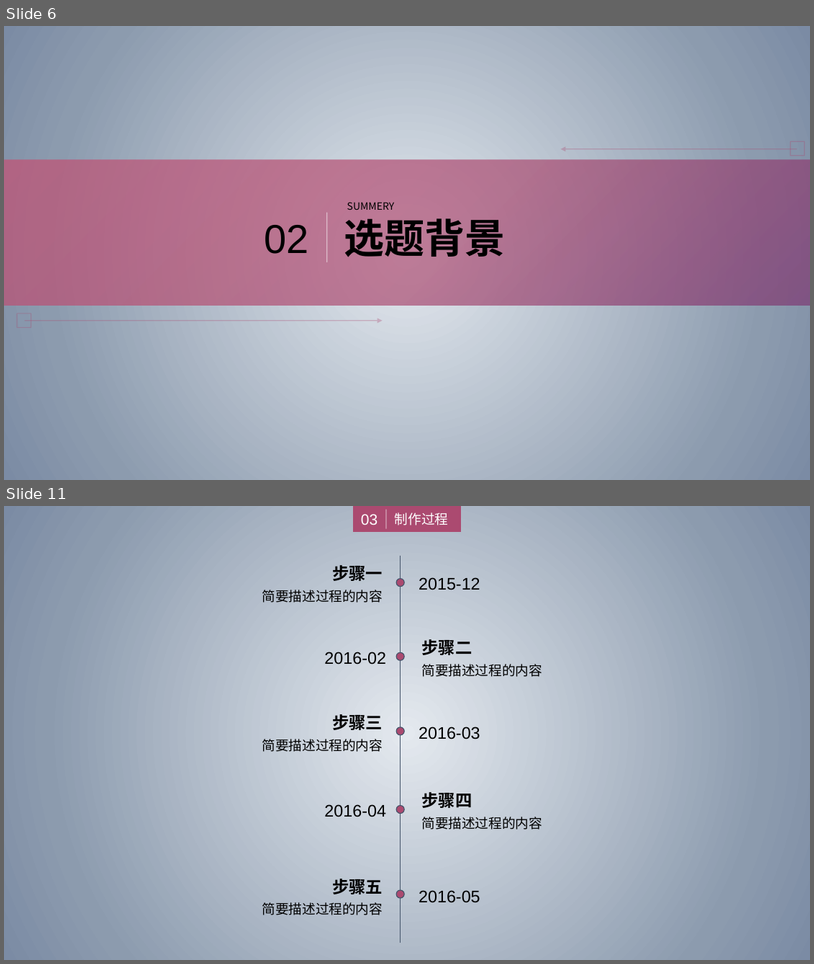
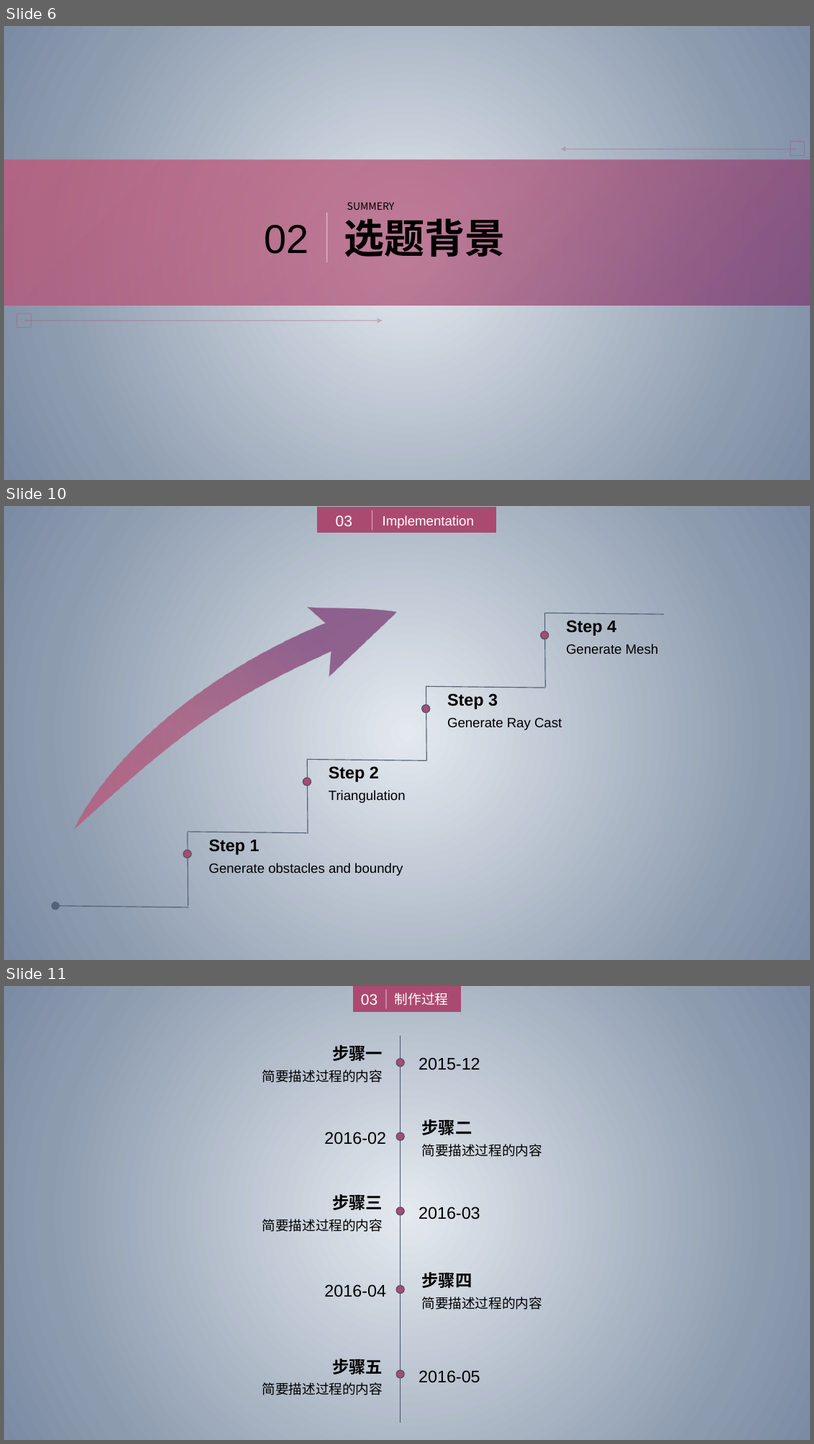
Before and after one commit to zhuangzhuang131419/McGill, a slide deck: COMP396/Presentation.pptx. Shown one above the other, each under a label of ours: slides 6 and 11 before the commit, slides 6, 10 and 11 after it; the slides between them are not shown. The pictures are 814x964 and 814x1444 pixels, drawn with LibreOffice and Linux fonts; fonts in the diff are those of the drawing. Boxes give left, top, right and bottom in pixels: in the first picture for what was removed or moved away, otherwise in the second. Text is boxed around its words. In the diff, an @@ line names an element or a change of style, - is before the commit and + after.

```diff
--- a/COMP396/Presentation.pptx
+++ b/COMP396/Presentation.pptx
@@ slide 10 added at <box>4,506,810,960</box>, background gradient #E4E9EF to #8C9BAE to #7B8BA4 @@
@@ group added at <box>318,507,496,533</box>: 2 texts, 1 rectangle, 1 line @@
+Implementation
+03
@@ freeform shape added at <box>46,567,405,847</box>, fill gradient #7D4178 to #AB4A70 to #C54F71 @@
@@ line added from (545, 613) to (664, 614), #536275 1 pt @@
@@ ellipse added at <box>541,631,549,639</box>, fill #AB4A70, outline #44546A 1 pt @@
@@ line added from (545, 614) to (546, 687), #536275 1 pt @@
@@ text added at <box>566,620,617,636</box>, 20 pt, text #000000, bold @@
+Step 4
@@ text added at <box>566,644,659,654</box>, 16 pt, text #000000 @@
+Generate Mesh
@@ line added from (426, 687) to (427, 760), #536275 1 pt @@
@@ line added from (426, 686) to (545, 687), #536275 1 pt @@
@@ text added at <box>448,693,498,709</box>, 20 pt, text #000000, bold @@
+Step 3
@@ ellipse added at <box>422,705,430,713</box>, fill #AB4A70, outline #44546A 1 pt @@
@@ text added at <box>448,718,562,730</box>, 16 pt, text #000000 @@
+Generate Ray Cast
@@ line added from (308, 760) to (309, 834), #536275 1 pt @@
@@ line added from (308, 759) to (426, 761), #536275 1 pt @@
@@ ellipse added at <box>304,777,311,785</box>, fill #AB4A70, outline #44546A 1 pt @@
@@ text added at <box>329,766,379,782</box>, 20 pt, text #000000, bold @@
+Step 2
@@ text added at <box>329,790,406,803</box>, 16 pt, text #000000 @@
+Triangulation
@@ ellipse added at <box>184,849,191,857</box>, fill #AB4A70, outline #44546A 1 pt @@
@@ line added from (188, 832) to (188, 906), #536275 1 pt @@
@@ line added from (188, 831) to (306, 833), #536275 1 pt @@
@@ text added at <box>209,839,260,854</box>, 20 pt, text #000000, bold @@
+Step 1
@@ text added at <box>209,862,403,875</box>, 16 pt, text #000000 @@
+Generate obstacles and boundry
@@ arrow added from (188, 907) to (55, 906), #536275 1 pt @@
```
Also in this commit, not shown: 9 slides changed, 1 other slide added, 2 slides removed.
